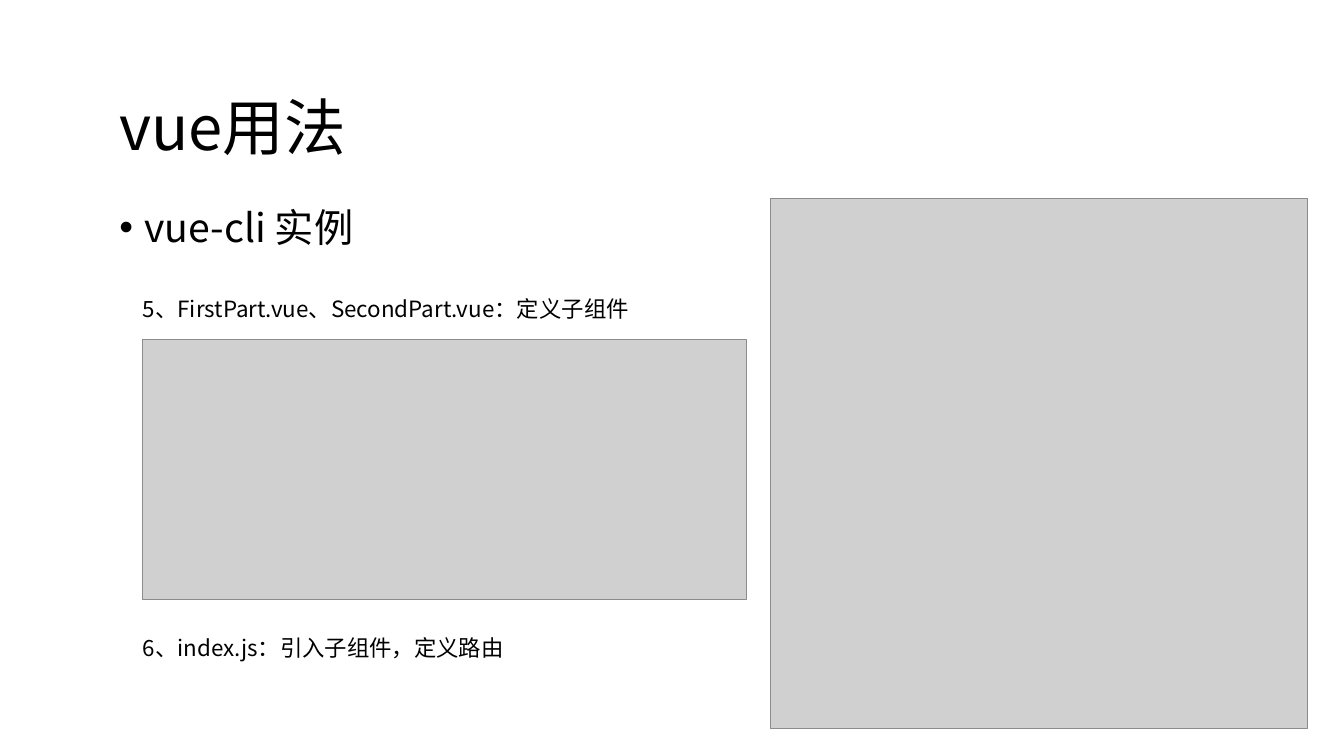
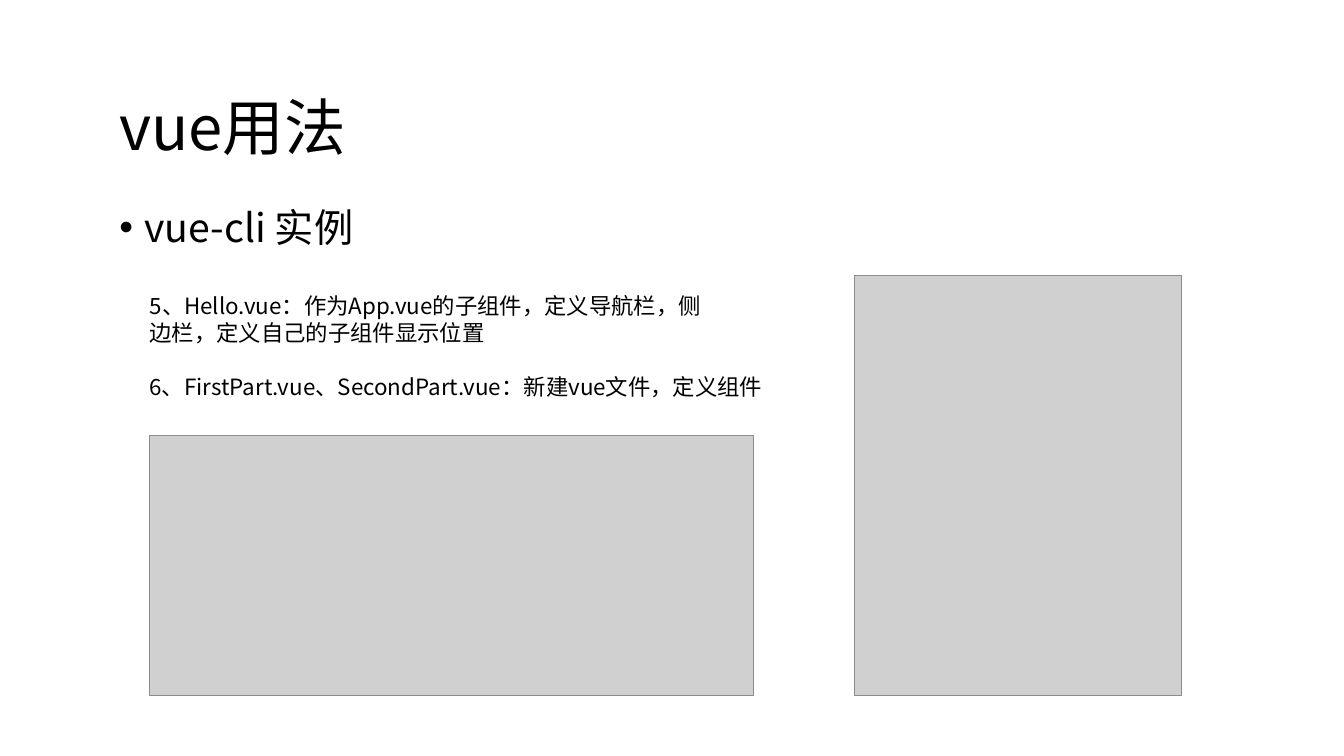
Before and after one commit to candisecandise/gitpractice, a slide deck: slide 32 of 前后端分离初探.pptx (slide 29 before the commit). Drawn at 1344x756 pixels with LibreOffice and Linux fonts; fonts in the diff are those of the drawing; grey boxes stand for pictures. Boxes give left, top, right and bottom in pixels: in the first picture for what was removed or moved away, otherwise in the second. Text is boxed around its words. In the diff, an @@ line names an element or a change of style, - is before the commit and + after.

Commit message:
monitor vue-data 修改文件名

```diff
--- a/前后端分离初探.pptx
+++ b/前后端分离初探.pptx
@@ picture removed at [770, 198, 1308, 728] @@
@@ text added at [150, 295, 701, 344], 16 pt, text #000000 @@
+5、Hello.vue：作为App.vue的子组件，定义导航栏，侧边栏，定义自己的子组件显示位置
@@ picture added at [855, 275, 1182, 696] @@
@@ text "6、FirstPart.vue、SecondPart.vue：新建vue文件，定义组件": place and size @@
-text "6、FirstPart.vue、SecondPart.vue：新建vue文件，定义组件" at [143, 295, 831, 340]
+text "6、FirstPart.vue、SecondPart.vue：新建vue文件，定义组件" at [150, 376, 763, 398]
@@ text at [150, 376, 763, 398]: text changed @@
-5、FirstPart.vue、SecondPart.vue：定义子组件
+6、FirstPart.vue、SecondPart.vue：新建vue文件，定义组件
@@ picture: place and size @@
-picture at [143, 340, 747, 600]
+picture at [149, 436, 753, 696]
@@ text removed at [143, 637, 504, 662] @@
-6、index.js：引入子组件，定义路由
```
Also in this commit, not shown: 15 other slides changed, 7 slides added, 3 slides removed, 22 other files.
